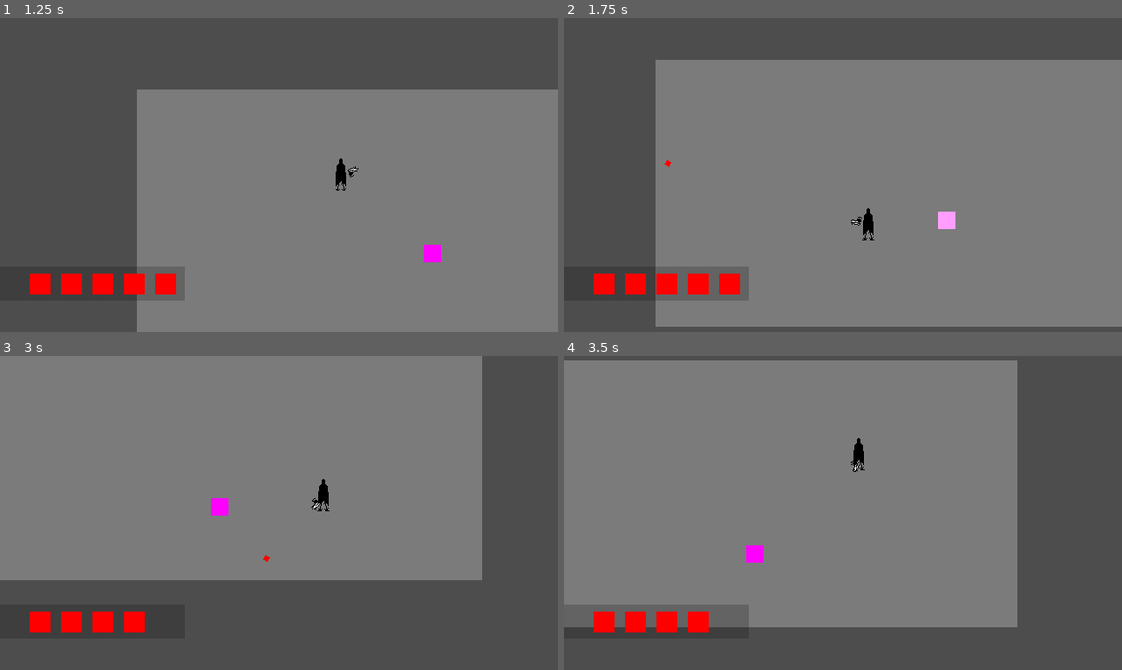
Above: before the commit, frames 1-4 (two rows, left to right).
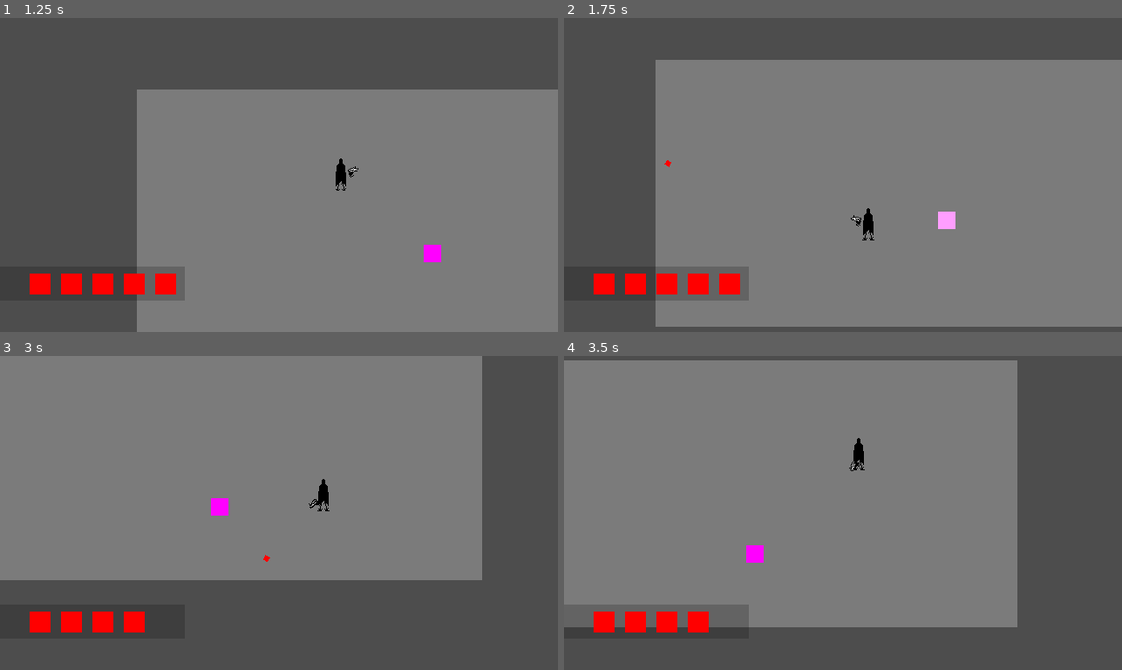
Above: after the commit, the same moments.

Repository: Lukko-Digital/WellesleyGameJam2024
Game: Godot game, scene res://src/main.tscn
Same seed, same stepped clock (60 frames per second), same inputs: the game is played once before the commit and once after it.
Inputs (mouse positions are in pixels of both pictures, inside the frame that each line leads up to):
- Up to frame 1 (1.25 s): move the mouse to (401, 159) at 0.52 s; press the mouse at (401, 159) at 0.53 s; hold D (right) from 0.53 s (still down)
- Up to frame 2 (1.75 s): move the mouse to (731, 190) at 1.27 s; release D (right) at 1.28 s; release the mouse at (731, 190) at 1.28 s; hold S (down) from 1.28 s (still down); click (731, 190) at 1.35 s
- Up to frame 3 (3 s): move the mouse to (334, 443) at 2.02 s; release S (down) at 2.03 s; press the mouse at (334, 443) at 2.03 s; hold D (right) 2.03-2.78 s; move the mouse to (251, 575) at 2.77 s; release the mouse at (251, 575) at 2.78 s; hold W (up) from 2.78 s (still down); click (251, 575) at 2.85 s
- Up to frame 4 (3.5 s): keep holding W (up)

Frame 1 is identical in both runs. In frame 2, less than 0.1% of the frame differs, in the area x 51-54%, y 62-67%; in frame 3, less than 0.1%; in frame 4, less than 0.1%.

Commit message:
gun flips properly

Diff:
--- a/src/player/gun.gd
+++ b/src/player/gun.gd
@@ -4,3 +4,8 @@
 func _process(delta):
 	var mouse_pos = get_global_mouse_position()
 	look_at(mouse_pos)
+	var dir = Vector2.from_angle(rotation)
+	if dir.x < 0:
+		flip_v = true
+	else:
+		flip_v = false
